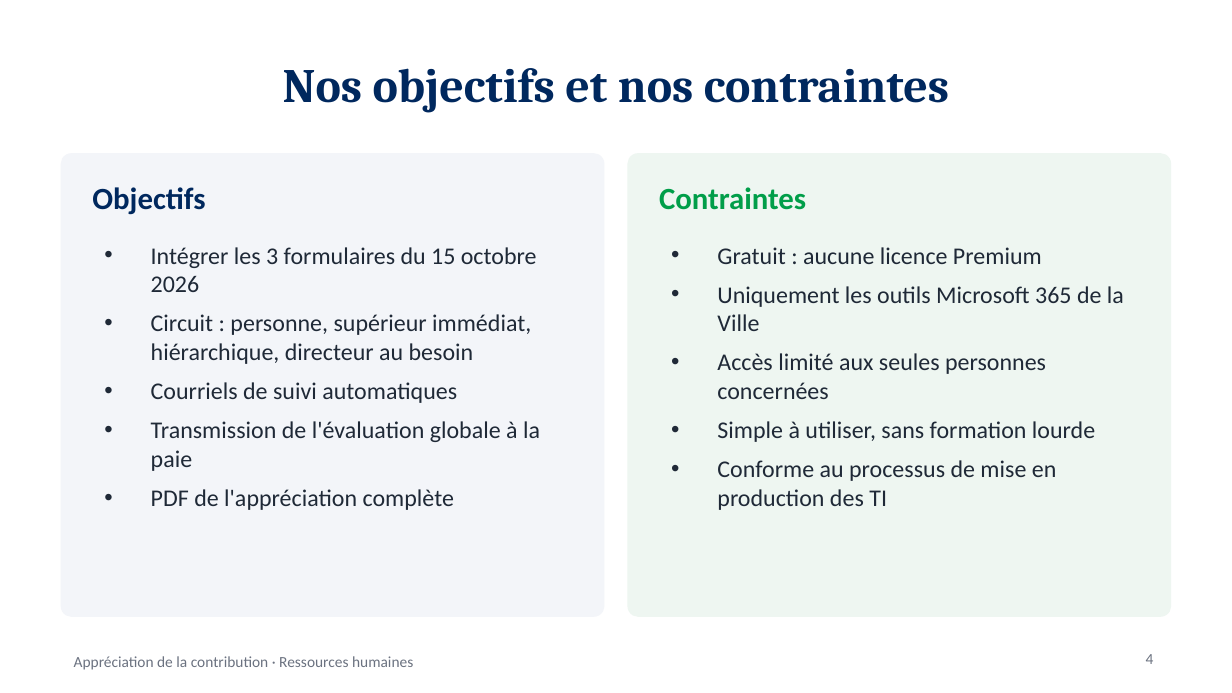
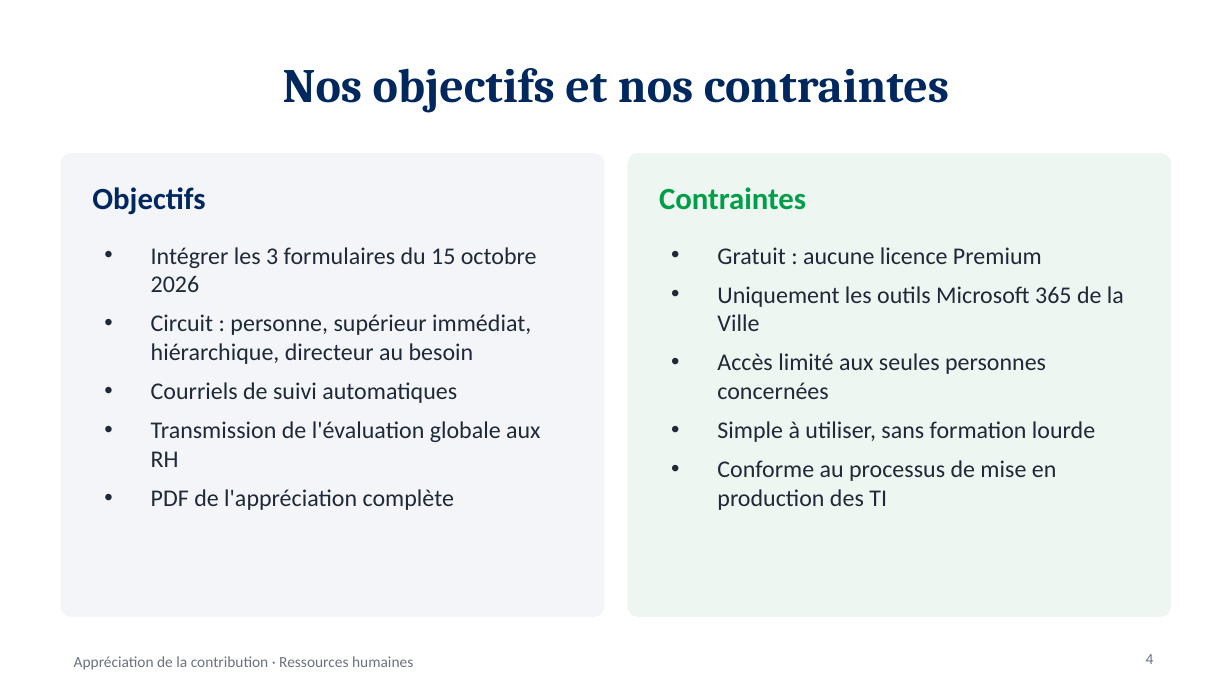
Before and after one commit to tazmustang/jsoncrack.com, a slide deck: slide 4 of powerapps/presentation/Presentation-Appreciation-contribution.pptx. Drawn at 1232x693 pixels with LibreOffice and Linux fonts; fonts in the diff are those of the drawing. Boxes give left, top, right and bottom in pixels: in the first picture for what was removed or moved away, otherwise in the second. Text is boxed around its words. In the diff, an @@ line names an element or a change of style, - is before the commit and + after.

```diff
--- a/powerapps/presentation/Presentation-Appreciation-contribution.pptx
+++ b/powerapps/presentation/Presentation-Appreciation-contribution.pptx
@@ text at (x1=151, y1=421, x2=540, y2=467): text changed @@
-• Transmission de l'évaluation globale à la paie
+• Transmission de l'évaluation globale aux RH
```
Also in this commit, not shown: 5 other slides changed, 34 other files.
